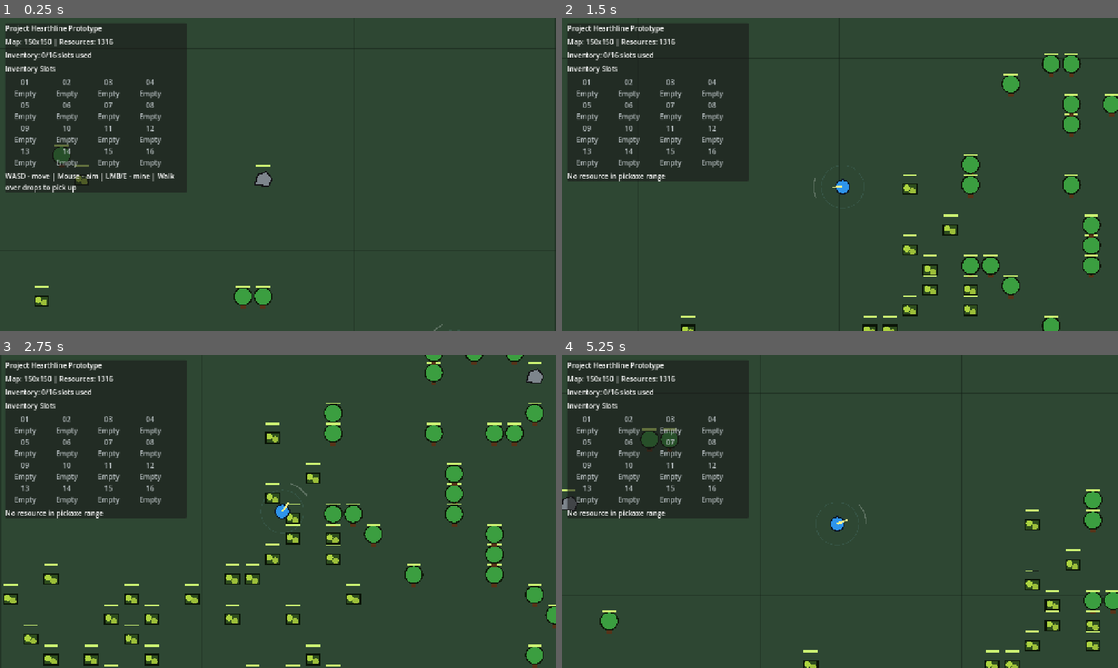
Above: before the commit, frames 1-4 (two rows, left to right).
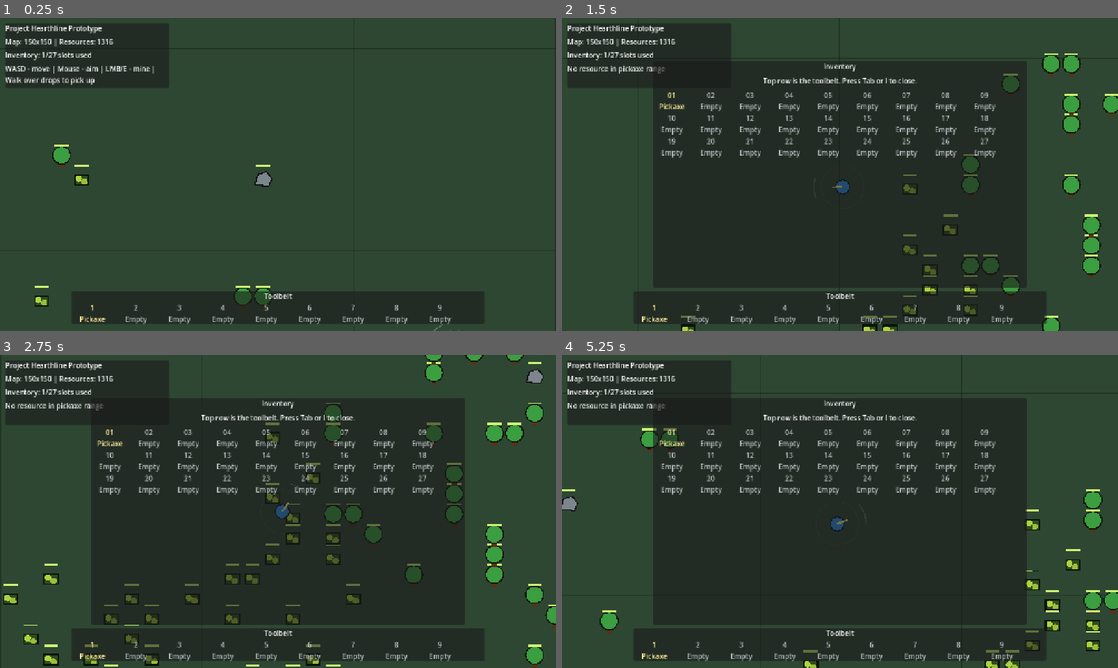
Above: after the commit, the same moments.

Repository: ProninNikita/game-idk
Game: Godot game, scene res://scenes/main/main.tscn
Same seed, same stepped clock (60 frames per second), same inputs: the game is played once before the commit and once after it.
Inputs (mouse positions are in pixels of both pictures, inside the frame that each line leads up to):
- Up to frame 1 (0.25 s): no input
- Up to frame 2 (1.5 s): tap Enter at 0.5 s; move the mouse to (962, 158) at 0.52 s; hold D (move_right) 0.53-1.28 s; tap I at 0.6 s; click (962, 158) at 0.67 s; move the mouse to (728, 190) at 1.27 s; hold S (move_down) from 1.28 s (still down); click (728, 190) at 1.35 s
- Up to frame 3 (2.75 s): tap I at 1.55, 2.3 s; move the mouse to (333, 442) at 2.02 s; release S (move_down) at 2.03 s; hold D (move_right) from 2.03 s (still down); tap E (interact) at 2.1 s; click (333, 442) at 2.17 s
- Up to frame 4 (5.25 s): move the mouse to (812, 574) at 2.77 s; release D (move_right) at 2.78 s; hold W (move_up) 2.78-3.53 s; tap I at 2.85, 3.6, 4.55 s; click (812, 574) at 2.92 s; move the mouse to (1006, 558) at 3.52 s; hold A (move_left) 3.53-5.03 s; click (1006, 558) at 3.67 s; tap Tab (inventory) at 4.15 s; move the mouse to (673, 464) at 4.27 s; click (673, 464) at 4.35 s; move the mouse to (867, 511) at 5.02 s; hold S (move_down) from 5.03 s (still down); tap E (interact) at 5.1 s; click (867, 511) at 5.17 s

The runs differ from the first frame. In frame 1, 19% of the frame differs, in the area x 1-87%, y 1-98%; in frame 2, 54%; in frame 3, 53%; in frame 4, 54%, in the area x 0-87%, y 1-98%.

Commit message:
Add toolbelt and inventory window

Diff:
--- a/scripts/main/main.gd
+++ b/scripts/main/main.gd
@@ -33,6 +33,7 @@
 	_ensure_key_action(&"interact", KEY_E)
 	_ensure_key_action(&"attack", MOUSE_BUTTON_LEFT)
 	_ensure_key_action(&"inventory", KEY_TAB)
+	_ensure_key_action(&"inventory", KEY_I)
 
 
 func _ensure_key_action(action: StringName, keycode: int) -> void:
--- a/scripts/player/inventory_component.gd
+++ b/scripts/player/inventory_component.gd
@@ -3,7 +3,10 @@
 
 signal changed(items: Dictionary)
 
-@export var slot_count: int = 16
+const STARTING_TOOL_ID: StringName = &"pickaxe"
+
+@export var slot_count: int = 27
+@export var toolbelt_slot_count: int = 9
 @export var default_stack_size: int = 99
 
 var slots: Array[Dictionary] = []
@@ -11,6 +14,7 @@
 
 func _ready() -> void:
 	_ensure_slots()
+	_ensure_starting_pickaxe()
 
 
 func add_item(item_id: StringName, amount: int) -> int:
@@ -23,9 +27,30 @@
 		return 0
 
 	_ensure_slots()
+	_ensure_starting_pickaxe()
 
 	var remaining: int = amount
 	var max_stack: int = get_stack_size(item_id)
+	var toolbelt_end: int = mini(toolbelt_slot_count, slots.size())
+
+	remaining = _merge_into_existing_slots(item_id, remaining, max_stack, 0, toolbelt_end)
+	remaining = _fill_empty_slots(item_id, remaining, max_stack, 0, toolbelt_end)
+	remaining = _merge_into_existing_slots(item_id, remaining, max_stack, toolbelt_end, slots.size())
+	remaining = _fill_empty_slots(item_id, remaining, max_stack, toolbelt_end, slots.size())
+
+	changed.emit(get_items())
+	return remaining
+
+
+func remove_item(item_id: StringName, amount: int) -> int:
+	if amount <= 0:
+		return 0
+
+	_ensure_slots()
+	_ensure_starting_pickaxe()
+
+	var remaining: int = amount
+	var removed: int = 0
 
 	for i: int in range(slots.size()):
 		if remaining <= 0:
@@ -33,6 +58,156 @@
 
 		var slot: Dictionary = slots[i]
 		if slot.is_empty():
+			continue
+		if bool(slot.get("locked", false)):
+			continue
+		if StringName(slot.get("item_id", &"")) != item_id:
+			continue
+
+		var slot_amount: int = int(slot.get("amount", 0))
+		var take: int = mini(remaining, slot_amount)
+		slot_amount -= take
+		remaining -= take
+		removed += take
+
+		if slot_amount <= 0:
+			slots[i] = {}
+		else:
+			slot["amount"] = slot_amount
+			slots[i] = slot
+
+	changed.emit(get_items())
+	return removed
+
+
+func get_count(item_id: StringName) -> int:
+	var total: int = 0
+	for slot: Dictionary in slots:
+		if slot.is_empty():
+			continue
+		if StringName(slot.get("item_id", &"")) == item_id:
+			total += int(slot.get("amount", 0))
+	return total
+
+
+func get_items() -> Dictionary:
+	var summary: Dictionary = {}
+	for slot: Dictionary in slots:
+		if slot.is_empty():
+			continue
+		var item_id: StringName = StringName(slot.get("item_id", &""))
+		if item_id == &"":
+			continue
+		summary[item_id] = int(summary.get(item_id, 0)) + int(slot.get("amount", 0))
+	return summary
+
+
+func get_slots() -> Array[Dictionary]:
+	_ensure_slots()
+	_ensure_starting_pickaxe()
+	var copy: Array[Dictionary] = []
+	for slot: Dictionary in slots:
+		copy.append(slot.duplicate())
+	return copy
+
+
+func can_accept_item(item_id: StringName, amount: int = 1) -> bool:
+	return get_acceptable_amount(item_id, amount) > 0
+
+
+func get_acceptable_amount(item_id: StringName, amount: int) -> int:
+	if amount <= 0:
+		return 0
+
+	_ensure_slots()
+	_ensure_starting_pickaxe()
+	var remaining: int = amount
+	var max_stack: int = get_stack_size(item_id)
+
+	for slot: Dictionary in slots:
+		if remaining <= 0:
+			break
+		if slot.is_empty():
+			continue
+		if bool(slot.get("locked", false)):
+			continue
+		if StringName(slot.get("item_id", &"")) != item_id:
+			continue
+
+		var current_amount: int = int(slot.get("amount", 0))
+		remaining -= max(0, max_stack - current_amount)
+
+	for slot: Dictionary in slots:
+		if remaining <= 0:
+			break
+		if slot.is_empty():
+			remaining -= max_stack
+
+	return amount - max(0, remaining)
+
+
+func get_free_slot_count() -> int:
+	_ensure_slots()
+	_ensure_starting_pickaxe()
+	var count: int = 0
+	for slot: Dictionary in slots:
+		if slot.is_empty():
+			count += 1
+	return count
+
+
+func get_stack_size(_item_id: StringName) -> int:
+	if _item_id == STARTING_TOOL_ID:
+		return 1
+	return default_stack_size
+
+
+func is_empty() -> bool:
+	for slot: Dictionary in slots:
+		if not slot.is_empty():
+			return false
+	return true
+
+
+func _ensure_slots() -> void:
+	while slots.size() < slot_count:
+		slots.append({})
+	while slots.size() > slot_count:
+		slots.pop_back()
+
+
+func _ensure_starting_pickaxe() -> void:
+	_ensure_slots()
+	if slots.is_empty():
+		return
+
+	var first_slot: Dictionary = slots[0]
+	if first_slot.is_empty():
+		slots[0] = {
+			"item_id": STARTING_TOOL_ID,
+			"amount": 1,
+			"locked": true,
+			"slot_type": &"tool",
+		}
+		return
+
+	if StringName(first_slot.get("item_id", &"")) == STARTING_TOOL_ID:
+		first_slot["amount"] = 1
+		first_slot["locked"] = true
+		first_slot["slot_type"] = &"tool"
+		slots[0] = first_slot
+
+
+func _merge_into_existing_slots(item_id: StringName, amount: int, max_stack: int, start_index: int, end_index: int) -> int:
+	var remaining: int = amount
+	for i: int in range(start_index, end_index):
+		if remaining <= 0:
+			break
+
+		var slot: Dictionary = slots[i]
+		if slot.is_empty():
+			continue
+		if bool(slot.get("locked", false)):
 			continue
 		if StringName(slot.get("item_id", &"")) != item_id:
 			continue
@@ -46,7 +221,12 @@
 		slots[i] = slot
 		remaining -= accepted
 
-	for i: int in range(slots.size()):
+	return remaining
+
+
+func _fill_empty_slots(item_id: StringName, amount: int, max_stack: int, start_index: int, end_index: int) -> int:
+	var remaining: int = amount
+	for i: int in range(start_index, end_index):
 		if remaining <= 0:
 			break
 
@@ -61,129 +241,4 @@
 		}
 		remaining -= accepted
 
-	changed.emit(get_items())
 	return remaining
-
-
-func remove_item(item_id: StringName, amount: int) -> int:
-	if amount <= 0:
-		return 0
-
-	_ensure_slots()
-
-	var remaining: int = amount
-	var removed: int = 0
-
-	for i: int in range(slots.size()):
-		if remaining <= 0:
-			break
-
-		var slot: Dictionary = slots[i]
-		if slot.is_empty():
-			continue
-		if StringName(slot.get("item_id", &"")) != item_id:
-			continue
-
-		var slot_amount: int = int(slot.get("amount", 0))
-		var take: int = mini(remaining, slot_amount)
-		slot_amount -= take
-		remaining -= take
-		removed += take
-
-		if slot_amount <= 0:
-			slots[i] = {}
-		else:
-			slot["amount"] = slot_amount
-			slots[i] = slot
-
-	changed.emit(get_items())
-	return removed
-
-
-func get_count(item_id: StringName) -> int:
-	var total: int = 0
-	for slot: Dictionary in slots:
-		if slot.is_empty():
-			continue
-		if StringName(slot.get("item_id", &"")) == item_id:
-			total += int(slot.get("amount", 0))
-	return total
-
-
-func get_items() -> Dictionary:
-	var summary: Dictionary = {}
-	for slot: Dictionary in slots:
-		if slot.is_empty():
-			continue
-		var item_id: StringName = StringName(slot.get("item_id", &""))
-		if item_id == &"":
-			continue
-		summary[item_id] = int(summary.get(item_id, 0)) + int(slot.get("amount", 0))
-	return summary
-
-
-func get_slots() -> Array[Dictionary]:
-	_ensure_slots()
-	var copy: Array[Dictionary] = []
-	for slot: Dictionary in slots:
-		copy.append(slot.duplicate())
-	return copy
-
-
-func can_accept_item(item_id: StringName, amount: int = 1) -> bool:
-	return get_acceptable_amount(item_id, amount) > 0
-
-
-func get_acceptable_amount(item_id: StringName, amount: int) -> int:
-	if amount <= 0:
-		return 0
-
-	_ensure_slots()
-	var remaining: int = amount
-	var max_stack: int = get_stack_size(item_id)
-
-	for slot: Dictionary in slots:
-		if remaining <= 0:
-			break
-		if slot.is_empty():
-			continue
-		if StringName(slot.get("item_id", &"")) != item_id:
-			continue
-
-		var current_amount: int = int(slot.get("amount", 0))
-		remaining -= max(0, max_stack - current_amount)
-
-	for slot: Dictionary in slots:
-		if remaining <= 0:
-			break
-		if slot.is_empty():
-			remaining -= max_stack
-
-	return amount - max(0, remaining)
-
-
-func get_free_slot_count() -> int:
-	_ensure_slots()
-	var count: int = 0
-	for slot: Dictionary in slots:
-		if slot.is_empty():
-			count += 1
-	return count
-
-
-func get_stack_size(_item_id: StringName) -> int:
-	return default_stack_size
-
-
-func is_empty() -> bool:
-	for slot: Dictionary in slots:
-		if not slot.is_empty():
-			return false
-	return true
-
-
-func _ensure_slots() -> void:
-	while slots.size() < slot_count:
-		slots.append({})
-	while slots.size() > slot_count:
-		slots.pop_back()
--- a/scripts/ui/hud.gd
+++ b/scripts/ui/hud.gd
@@ -1,20 +1,82 @@
 extends CanvasLayer
 class_name HearthlineHUD
+
+const TOOLBELT_SLOT_COUNT: int = 9
 
 var _inventory_label: Label
 var _hint_label: Label
 var _world_label: Label
-var _slot_grid: GridContainer
-var _slot_labels: Array[Label] = []
+var _toolbelt_grid: GridContainer
+var _inventory_window: PanelContainer
+var _inventory_grid: GridContainer
+var _toolbelt_labels: Array[Label] = []
+var _inventory_labels: Array[Label] = []
 
 
 func _ready() -> void:
+	_build_status_panel()
+	_build_toolbelt()
+	_build_inventory_window()
+
+
+func _unhandled_input(event: InputEvent) -> void:
+	if event.is_action_pressed("inventory"):
+		toggle_inventory_window()
+		get_viewport().set_input_as_handled()
+
+
+func set_world_info(map_size: Vector2i, resource_count: int) -> void:
+	if _world_label == null:
+		return
+	_world_label.text = "Map: %dx%d | Resources: %d" % [map_size.x, map_size.y, resource_count]
+
+
+func set_inventory(items: Dictionary) -> void:
+	if _inventory_label == null:
+		return
+
+	if items.is_empty():
+		_inventory_label.text = "Inventory: empty"
+		return
+
+	var keys: Array = items.keys()
+	keys.sort()
+
+	var parts: Array[String] = []
+	for key: Variant in keys:
+		parts.append("%s: %d" % [String(key), int(items[key])])
+
+	_inventory_label.text = "Inventory: " + ", ".join(parts)
+
+
+func set_inventory_slots(slots: Array) -> void:
+	_update_toolbelt(slots)
+	_update_inventory_window(slots)
+	_update_inventory_capacity(slots)
+
+
+func set_hint(text: String) -> void:
+	if _hint_label == null:
+		return
+	_hint_label.text = text
+
+
+func toggle_inventory_window() -> void:
+	if _inventory_window == null:
+		return
+	_inventory_window.visible = not _inventory_window.visible
+
+
+func _build_status_panel() -> void:
 	var margin: MarginContainer = MarginContainer.new()
-	margin.set_anchors_preset(Control.PRESET_TOP_LEFT)
+	margin.anchor_left = 0.0
+	margin.anchor_top = 0.0
+	margin.anchor_right = 0.0
+	margin.anchor_bottom = 0.0
 	margin.offset_left = 12.0
 	margin.offset_top = 12.0
-	margin.offset_right = 430.0
-	margin.offset_bottom = 360.0
+	margin.offset_right = 390.0
+	margin.offset_bottom = 160.0
 	add_child(margin)
 
 	var panel: PanelContainer = PanelContainer.new()
@@ -35,14 +97,6 @@
 	_inventory_label = Label.new()
 	_inventory_label.text = "Inventory: empty"
 	box.add_child(_inventory_label)
-
-	var inventory_title: Label = Label.new()
-	inventory_title.text = "Inventory Slots"
-	box.add_child(inventory_title)
-
-	_slot_grid = GridContainer.new()
-	_slot_grid.columns = 4
-	box.add_child(_slot_grid)
 
 	_hint_label = Label.new()
 	_hint_label.autowrap_mode = TextServer.AUTOWRAP_WORD_SMART
@@ -50,71 +104,145 @@
 	box.add_child(_hint_label)
 
 
-func set_world_info(map_size: Vector2i, resource_count: int) -> void:
-	if _world_label == null:
-		return
-	_world_label.text = "Map: %dx%d | Resources: %d" % [map_size.x, map_size.y, resource_count]
-
-
-func set_inventory(items: Dictionary) -> void:
-	if _inventory_label == null:
-		return
-
-	if items.is_empty():
-		_inventory_label.text = "Inventory: empty"
-		return
-
-	var keys: Array = items.keys()
-	keys.sort()
-
-	var parts: Array[String] = []
-	for key: Variant in keys:
-		parts.append("%s: %d" % [String(key), int(items[key])])
-
-	_inventory_label.text = "Inventory: " + ", ".join(parts)
-
-
-func set_inventory_slots(slots: Array) -> void:
-	if _slot_grid == null:
-		return
-
-	_ensure_slot_labels(slots.size())
-
-	var used_slots: int = 0
+func _build_toolbelt() -> void:
+	var margin: MarginContainer = MarginContainer.new()
+	margin.anchor_left = 0.5
+	margin.anchor_top = 1.0
+	margin.anchor_right = 0.5
+	margin.anchor_bottom = 1.0
+	margin.offset_left = -475.0
+	margin.offset_top = -92.0
+	margin.offset_right = 475.0
+	margin.offset_bottom = -16.0
+	add_child(margin)
+
+	var panel: PanelContainer = PanelContainer.new()
+	margin.add_child(panel)
+
+	var box: VBoxContainer = VBoxContainer.new()
+	box.add_theme_constant_override("separation", 4)
+	panel.add_child(box)
+
+	var title: Label = Label.new()
+	title.text = "Toolbelt"
+	title.horizontal_alignment = HORIZONTAL_ALIGNMENT_CENTER
+	box.add_child(title)
+
+	_toolbelt_grid = GridContainer.new()
+	_toolbelt_grid.columns = TOOLBELT_SLOT_COUNT
+	box.add_child(_toolbelt_grid)
+
+
+func _build_inventory_window() -> void:
+	_inventory_window = PanelContainer.new()
+	_inventory_window.visible = false
+	_inventory_window.anchor_left = 0.5
+	_inventory_window.anchor_top = 0.5
+	_inventory_window.anchor_right = 0.5
+	_inventory_window.anchor_bottom = 0.5
+	_inventory_window.offset_left = -430.0
+	_inventory_window.offset_top = -260.0
+	_inventory_window.offset_right = 430.0
+	_inventory_window.offset_bottom = 260.0
+	add_child(_inventory_window)
+
+	var box: VBoxContainer = VBoxContainer.new()
+	box.add_theme_constant_override("separation", 10)
+	_inventory_window.add_child(box)
+
+	var title: Label = Label.new()
+	title.text = "Inventory"
+	title.horizontal_alignment = HORIZONTAL_ALIGNMENT_CENTER
+	box.add_child(title)
+
+	var help: Label = Label.new()
+	help.text = "Top row is the toolbelt. Press Tab or I to close."
+	help.horizontal_alignment = HORIZONTAL_ALIGNMENT_CENTER
+	box.add_child(help)
+
+	_inventory_grid = GridContainer.new()
+	_inventory_grid.columns = TOOLBELT_SLOT_COUNT
+	box.add_child(_inventory_grid)
+
+
+func _update_toolbelt(slots: Array) -> void:
+	if _toolbelt_grid == null:
+		return
+
+	var count: int = mini(TOOLBELT_SLOT_COUNT, slots.size())
+	_ensure_labels(_toolbelt_grid, _toolbelt_labels, count, Vector2(96.0, 44.0))
+
+	for i: int in range(count):
+		var slot: Dictionary = slots[i]
+		var label: Label = _toolbelt_labels[i]
+		label.text = _format_slot_text(i, slot, true)
+		label.modulate = _get_slot_modulate(slot)
+
+
+func _update_inventory_window(slots: Array) -> void:
+	if _inventory_grid == null:
+		return
+
+	_ensure_labels(_inventory_grid, _inventory_labels, slots.size(), Vector2(86.0, 48.0))
+
 	for i: int in range(slots.size()):
 		var slot: Dictionary = slots[i]
-		var label: Label = _slot_labels[i]
-		if slot.is_empty():
-			label.text = "%02d\nEmpty" % [i + 1]
-			label.modulate = Color(0.72, 0.75, 0.76)
-			continue
-
-		used_slots += 1
-		var item_id: StringName = StringName(slot.get("item_id", &""))
-		var amount: int = int(slot.get("amount", 0))
-		label.text = "%02d\n%s x%d" % [i + 1, String(item_id), amount]
-		label.modulate = Color.WHITE
-
-	if _inventory_label != null:
-		_inventory_label.text = "Inventory: %d/%d slots used" % [used_slots, slots.size()]
-
-
-func set_hint(text: String) -> void:
-	if _hint_label == null:
-		return
-	_hint_label.text = text
-
-
-func _ensure_slot_labels(count: int) -> void:
-	while _slot_labels.size() < count:
+		var label: Label = _inventory_labels[i]
+		label.text = _format_slot_text(i, slot, false)
+		label.modulate = _get_slot_modulate(slot)
+
+
+func _update_inventory_capacity(slots: Array) -> void:
+	if _inventory_label == null:
+		return
+
+	var used_slots: int = 0
+	for slot: Dictionary in slots:
+		if not slot.is_empty():
+			used_slots += 1
+
+	_inventory_label.text = "Inventory: %d/%d slots used" % [used_slots, slots.size()]
+
+
+func _format_slot_text(index: int, slot: Dictionary, compact: bool) -> String:
+	var slot_number: int = index + 1
+	if slot.is_empty():
+		if compact:
+			return "%d\nEmpty" % slot_number
+		return "%02d\nEmpty" % slot_number
+
+	var item_id: StringName = StringName(slot.get("item_id", &""))
+	var amount: int = int(slot.get("amount", 0))
+	var locked: bool = bool(slot.get("locked", false))
+
+	if locked and item_id == &"pickaxe":
+		if compact:
+			return "%d\nPickaxe" % slot_number
+		return "%02d\nPickaxe" % slot_number
+
+	if compact:
+		return "%d\n%s x%d" % [slot_number, String(item_id), amount]
+	return "%02d\n%s x%d" % [slot_number, String(item_id), amount]
+
+
+func _get_slot_modulate(slot: Dictionary) -> Color:
+	if slot.is_empty():
+		return Color(0.72, 0.75, 0.76)
+	if bool(slot.get("locked", false)):
+		return Color(1.0, 0.94, 0.62)
+	return Color.WHITE
+
+
+func _ensure_labels(parent: GridContainer, labels: Array[Label], count: int, size: Vector2) -> void:
+	while labels.size() < count:
 		var label: Label = Label.new()
-		label.custom_minimum_size = Vector2(92.0, 42.0)
+		label.custom_minimum_size = size
 		label.horizontal_alignment = HORIZONTAL_ALIGNMENT_CENTER
 		label.vertical_alignment = VERTICAL_ALIGNMENT_CENTER
 		label.autowrap_mode = TextServer.AUTOWRAP_WORD_SMART
-		_slot_grid.add_child(label)
-		_slot_labels.append(label)
-
-	while _slot_labels.size() > count:
-		var label: Label = _slot_labels.pop_back()
+		parent.add_child(label)
+		labels.append(label)
+
+	while labels.size() > count:
+		var label: Label = labels.pop_back()
 		label.queue_free()
Not shown, added: scripts/world/ground_item.gd.uid
Not shown, changed: CHANGELOG.md
Not shown, changed: README.md
Not shown, changed: TODO.md
